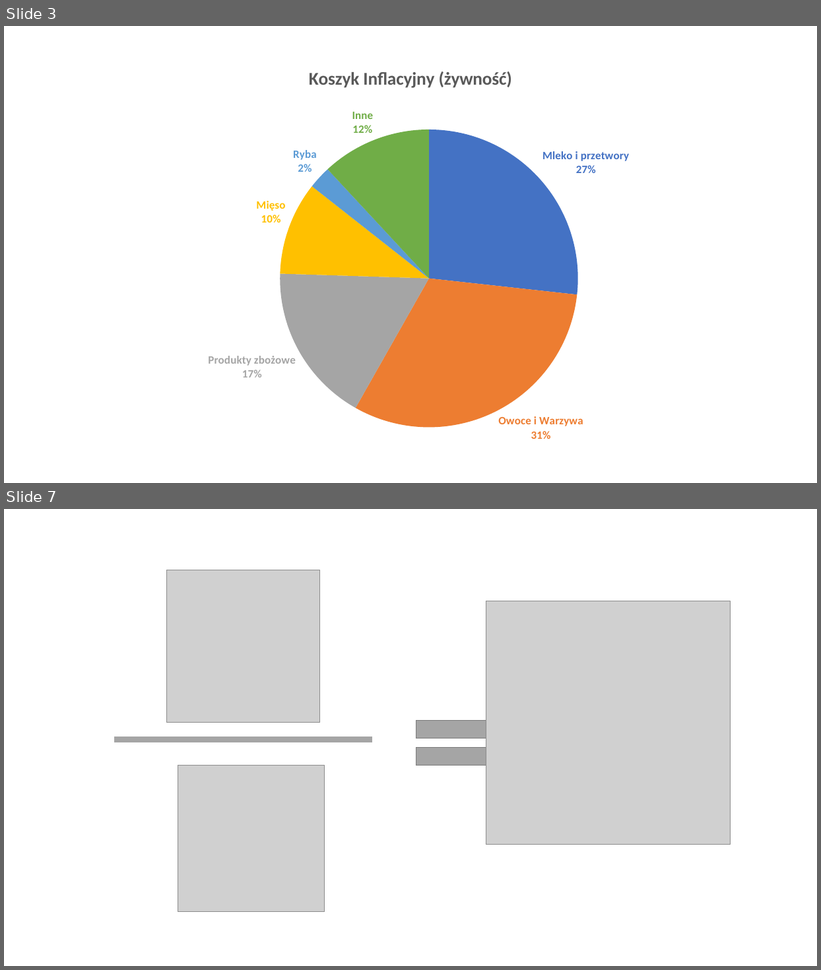
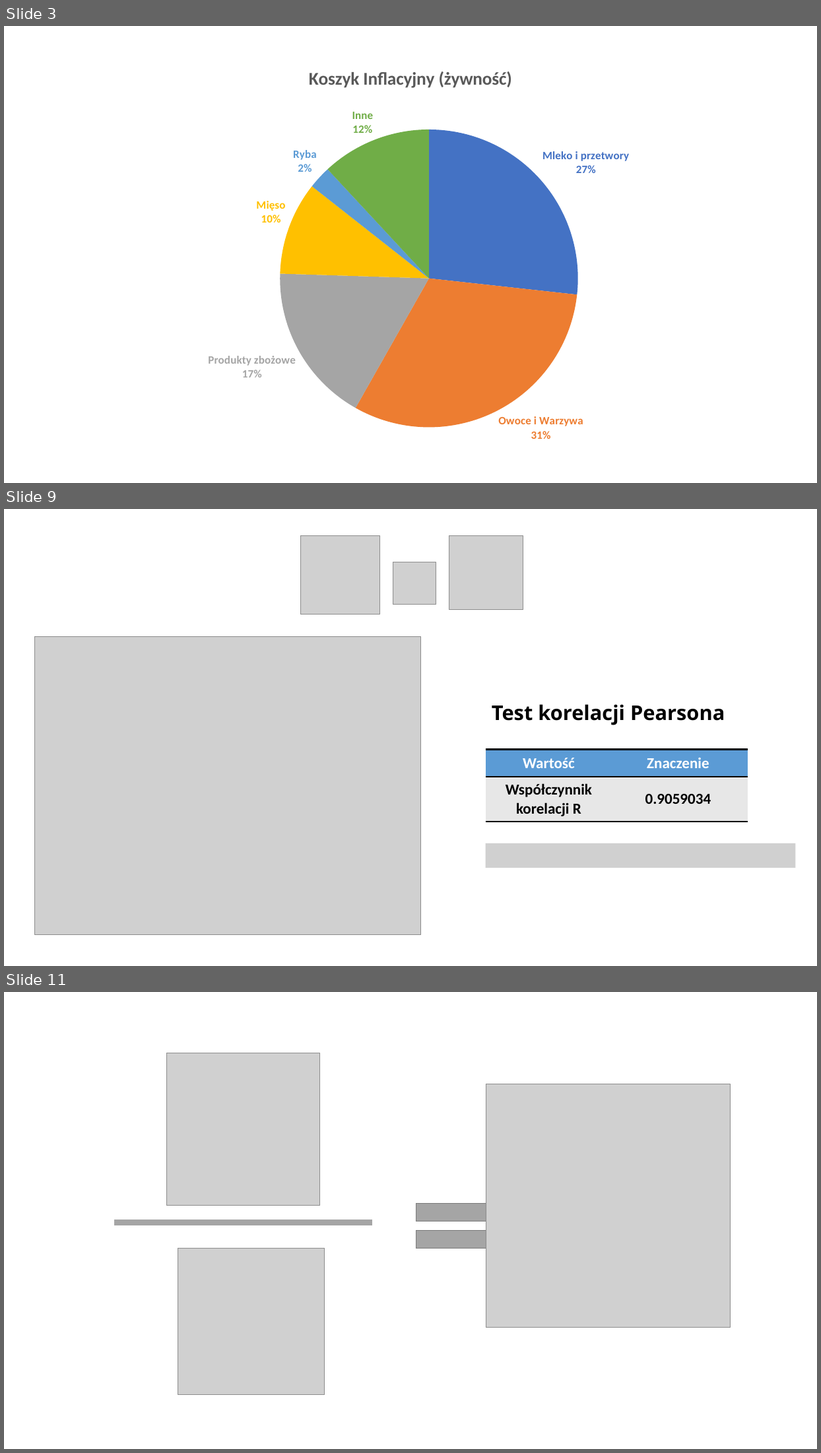
Before and after one commit to 1Jaroslav1/SAD_P1, a slide deck: Problem2/SAD_Problem_2.pptx. Shown one above the other, each under a label of ours: slides 3 and 7 before the commit, slides 3, 9 and 11 after it; the slides between them are not shown. The pictures are 821x970 and 821x1453 pixels, drawn with LibreOffice and Linux fonts; fonts in the diff are those of the drawing; grey boxes stand for pictures. Boxes give left, top, right and bottom in pixels: in the first picture for what was removed or moved away, otherwise in the second. Text is boxed around its words. In the diff, an @@ line names an element or a change of style, - is before the commit and + after.

```diff
--- a/Problem2/SAD_Problem_2.pptx
+++ b/Problem2/SAD_Problem_2.pptx
@@ slide 9 added at bbox=[4, 509, 817, 966], background #FFFFFF @@
@@ picture added at bbox=[301, 536, 380, 615] @@
@@ picture added at bbox=[450, 536, 523, 609] @@
@@ picture added at bbox=[393, 562, 436, 605] @@
@@ picture added at bbox=[34, 636, 421, 935] @@
@@ text added at bbox=[492, 704, 725, 725], 24 pt, text #000000, bold @@
+Test korelacji Pearsona
@@ table added at bbox=[486, 750, 748, 823], 2 rows, 2 columns @@
+Wartość | Znaczenie
+Współczynnik korelacji R | 0.9059034
@@ picture added at bbox=[486, 844, 796, 868] @@
@@ what was slide 7 is now slide 11 @@
```
Also in this commit, not shown: 2 slides changed, 14 other slides added, 4 slides removed, 15 other files.
